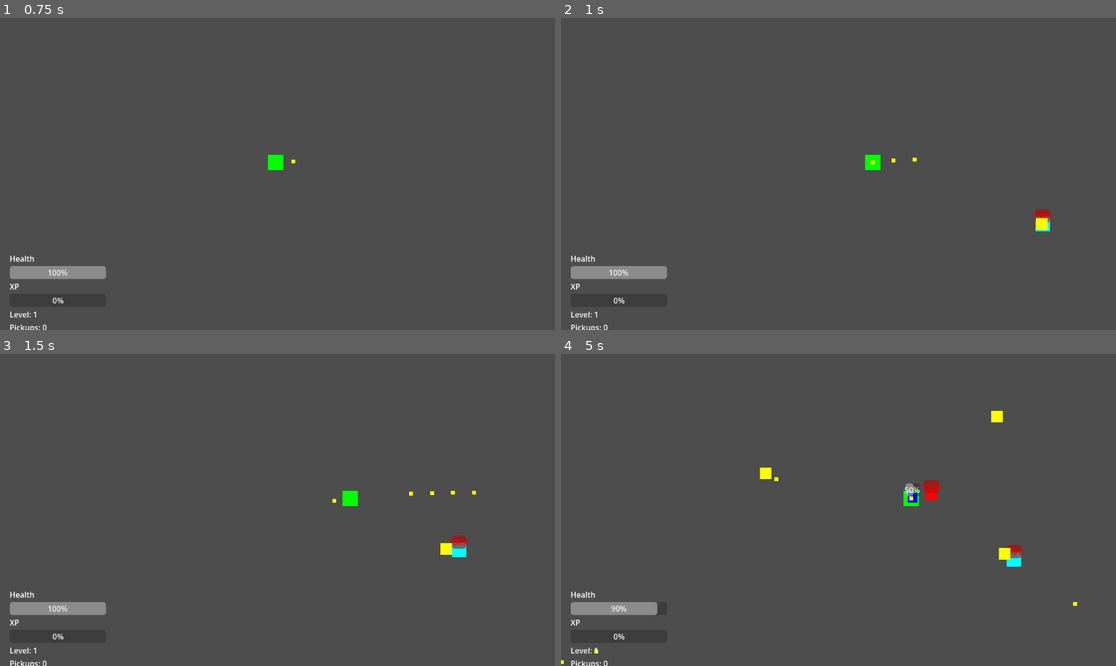
Above: before the commit, frames 1-4 (two rows, left to right).
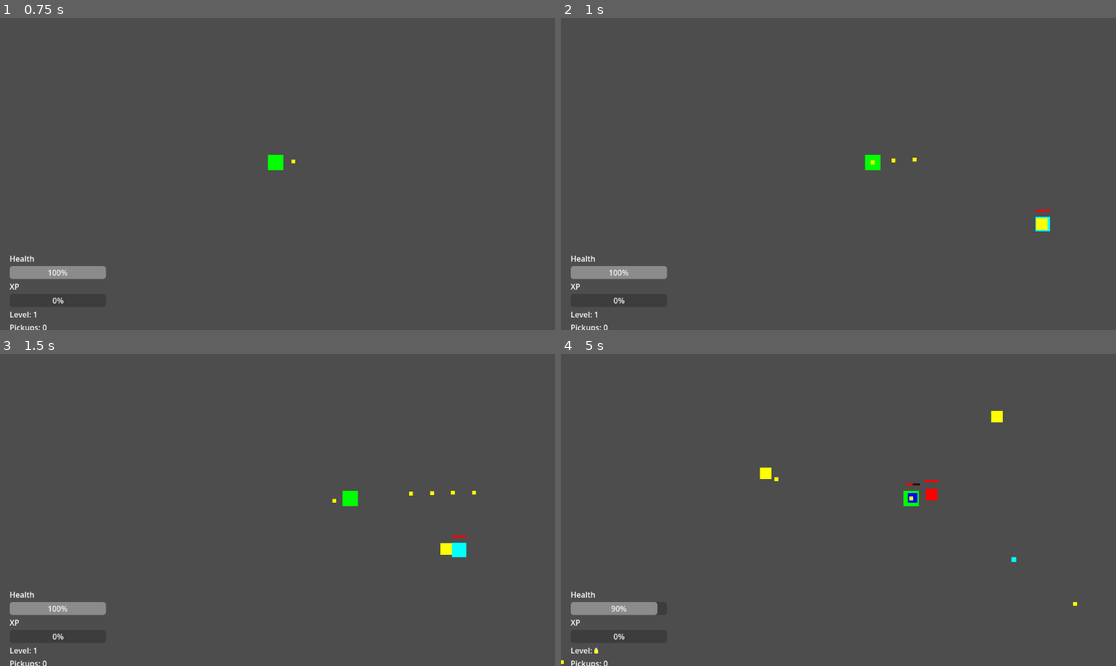
Above: after the commit, the same moments.

Repository: zaamold/Polygon-Protocol
Game: Godot game, scene res://scenes/main.tscn
Two runs of this game, one before a commit and one after it. Both use one fixed random seed, a clock stepped at 60 frames per second and the inputs below.
Inputs (mouse positions are in pixels of both pictures, inside the frame that each line leads up to):
- Up to frame 1 (0.75 s): tap Enter (ui_accept) at 0.5 s; move the mouse to (399, 158) at 0.52 s; press the mouse at (399, 158) at 0.53 s; hold Right (ui_right) from 0.53 s (still down)
- Up to frame 2 (1 s): keep holding Right (ui_right); tap Enter (ui_accept) at 0.77 s
- Up to frame 3 (1.5 s): tap Enter (ui_accept) at 1.07 s; release Right (ui_right) at 1.25 s; release the mouse at (399, 494) at 1.25 s; drag from (166, 525) to (349, 497) at 1.27 s
- Up to frame 4 (5 s): move the mouse to (894, 441) at 2.02 s; press the mouse at (894, 441) at 2.03 s; hold Right (ui_right) 2.03-2.75 s; release the mouse at (894, 441) at 2.75 s; drag from (810, 572) to (1016, 497) at 2.77 s; move the mouse to (1005, 556) at 3.52 s; press the mouse at (1005, 556) at 3.53 s; hold Left (ui_left) 3.53-4.25 s; tap Enter (ui_accept) at 3.77, 4.07 s; release the mouse at (1005, 556) at 4.25 s; drag from (672, 463) to (816, 488) at 4.27 s

Frame 1 is identical in both runs. In frame 2, less than 0.1% of the frame differs, in the area x 85-89%, y 61-66%; in frame 3, 0.1%; in frame 4, 0.5%, in the area x 61-84%, y 40-69%.
Error before the commit: Invalid call. Nonexistent function 'tween_timer' in base 'Tween'. (res://scripts/enemy_fast.gd:61)

Commit message:
fix: health bar display and enemy damage/death behavior
- Styled health bars to show visual red bar with dark background (Dark Souls style)
- Hide percentage text from health bars
- Fixed enemy deaths by replacing await tween with create_timer
- Added missing HitBox Area2D to ranged enemy scene for projectile collision

Diff:
--- a/scenes/enemy_ranged.tscn
+++ b/scenes/enemy_ranged.tscn
@@ -1,8 +1,11 @@
-[gd_scene load_steps=3 format=3 uid="uid://cgbv3m9h51cv"]
+[gd_scene format=3 uid="uid://cgbv3nah51cv"]
 
 [ext_resource type="Script" path="res://scripts/enemy_ranged.gd" id="1_er"]
 
 [sub_resource type="CircleShape2D" id="CircleShape2D_1"]
+radius = 15.0
+
+[sub_resource type="CircleShape2D" id="CircleShape2D_2"]
 radius = 15.0
 
 [node name="RangedEnemy" type="CharacterBody2D"]
@@ -22,3 +25,8 @@
 
 [node name="CollisionShape2D" type="CollisionShape2D" parent="."]
 shape = SubResource("CircleShape2D_1")
+
+[node name="HitBox" type="Area2D" parent="."]
+
+[node name="CollisionShape2D" type="CollisionShape2D" parent="HitBox"]
+shape = SubResource("CircleShape2D_2")
--- a/scripts/enemy.gd
+++ b/scripts/enemy.gd
@@ -28,6 +28,16 @@
 	health_bar.value = health
 	health_bar.custom_minimum_size = Vector2(30, 4)
 	health_bar.modulate = Color.RED
+	health_bar.show_percentage = false
+
+	var style_box = StyleBoxFlat.new()
+	style_box.bg_color = Color.RED
+	health_bar.add_theme_stylebox_override("fill", style_box)
+
+	var empty_style = StyleBoxFlat.new()
+	empty_style.bg_color = Color(0.2, 0.2, 0.2, 1.0)
+	health_bar.add_theme_stylebox_override("background", empty_style)
+
 	add_child(health_bar)
 	health_bar.position = Vector2(-15, -30)
 
@@ -56,10 +66,10 @@
 	if health_bar:
 		health_bar.value = health
 		# Flash effect - set to white briefly
-		var tween = create_tween()
 		health_bar.modulate = Color.WHITE
-		await tween.tween_timer(0.1)
-		health_bar.modulate = Color.RED
+		await get_tree().create_timer(0.1).timeout
+		if is_instance_valid(self):
+			health_bar.modulate = Color.RED
 
 	if health <= 0:
 		die()
--- a/scripts/enemy_fast.gd
+++ b/scripts/enemy_fast.gd
@@ -28,6 +28,16 @@
 	health_bar.value = health
 	health_bar.custom_minimum_size = Vector2(30, 4)
 	health_bar.modulate = Color.RED
+	health_bar.show_percentage = false
+
+	var style_box = StyleBoxFlat.new()
+	style_box.bg_color = Color.RED
+	health_bar.add_theme_stylebox_override("fill", style_box)
+
+	var empty_style = StyleBoxFlat.new()
+	empty_style.bg_color = Color(0.2, 0.2, 0.2, 1.0)
+	health_bar.add_theme_stylebox_override("background", empty_style)
+
 	add_child(health_bar)
 	health_bar.position = Vector2(-15, -30)
 
@@ -56,10 +66,10 @@
 	if health_bar:
 		health_bar.value = health
 		# Flash effect - set to white briefly
-		var tween = create_tween()
 		health_bar.modulate = Color.WHITE
-		await tween.tween_timer(0.1)
-		health_bar.modulate = Color.RED
+		await get_tree().create_timer(0.1).timeout
+		if is_instance_valid(self):
+			health_bar.modulate = Color.RED
 
 	if health <= 0:
 		die()
--- a/scripts/enemy_ranged.gd
+++ b/scripts/enemy_ranged.gd
@@ -32,6 +32,16 @@
 	health_bar.value = health
 	health_bar.custom_minimum_size = Vector2(30, 4)
 	health_bar.modulate = Color.RED
+	health_bar.show_percentage = false
+
+	var style_box = StyleBoxFlat.new()
+	style_box.bg_color = Color.RED
+	health_bar.add_theme_stylebox_override("fill", style_box)
+
+	var empty_style = StyleBoxFlat.new()
+	empty_style.bg_color = Color(0.2, 0.2, 0.2, 1.0)
+	health_bar.add_theme_stylebox_override("background", empty_style)
+
 	add_child(health_bar)
 	health_bar.position = Vector2(-15, -30)
 
@@ -88,10 +98,10 @@
 	if health_bar:
 		health_bar.value = health
 		# Flash effect - set to white briefly
-		var tween = create_tween()
 		health_bar.modulate = Color.WHITE
-		await tween.tween_timer(0.1)
-		health_bar.modulate = Color.RED
+		await get_tree().create_timer(0.1).timeout
+		if is_instance_valid(self):
+			health_bar.modulate = Color.RED
 
 	if health <= 0:
 		die()
